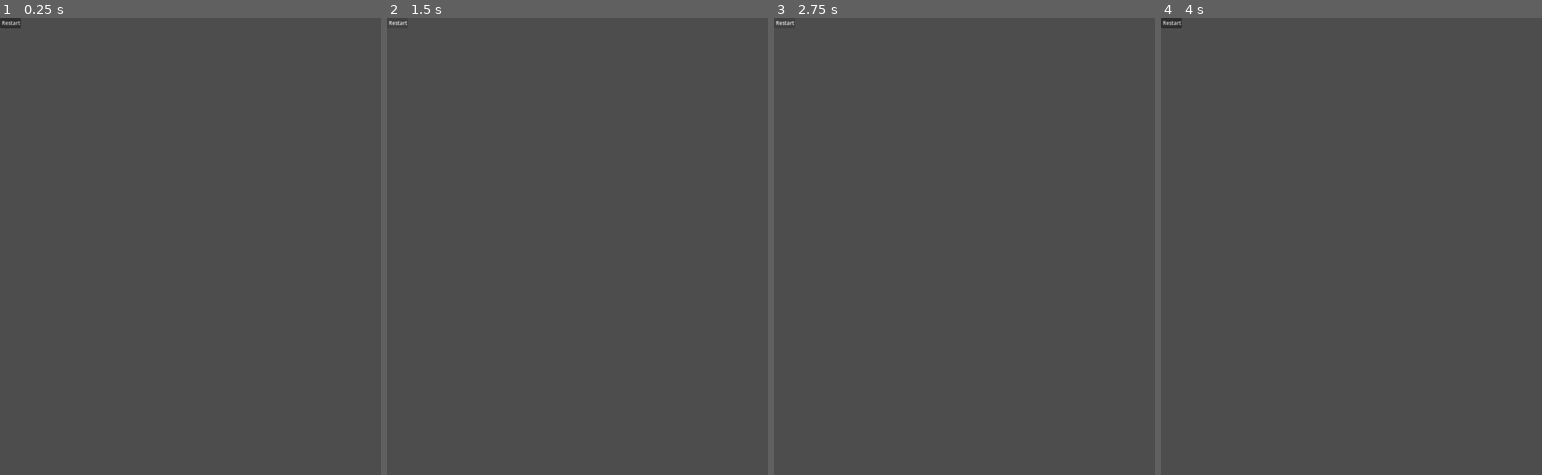
Above: before the commit, frames 1-4 (left to right).
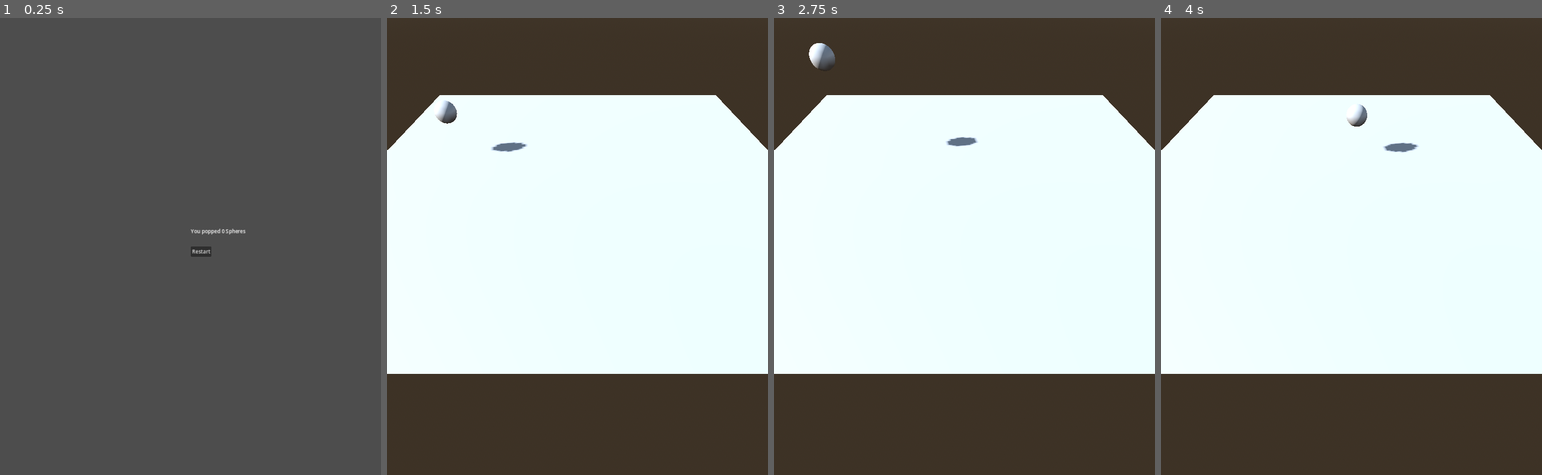
Above: after the commit, the same moments.

Repository: ChairLover123/ProjectHelp
Game: Godot game, scene res://end_menu.tscn
Two runs of this game, one before a commit and one after it. Both use one fixed random seed, a clock stepped at 60 frames per second and the inputs below. This scene is started directly instead of the project's main scene. Sound files missing from this copy of the repository are replaced by a short silence.
Inputs (mouse positions are in pixels of both pictures, inside the frame that each line leads up to):
- Up to frame 1 (0.25 s): no input
- Up to frame 2 (1.5 s): click "Restart" at 0.5 s; click (398, 22) at 1.25 s, where only the run before the commit has a clickable "Restart"
- Up to frame 3 (2.75 s): click (785, 22) at 2 s, where only the run before the commit has a clickable "Restart"
- Up to frame 4 (4 s): move the mouse to (1435, 223) at 2.77 s; click (1435, 223) at 2.92 s; move the mouse to (1275, 269) at 3.52 s; click (1275, 269) at 3.67 s

The runs differ from the first frame. In frame 1, 0.3% of the frame differs, in the area x 0-65%, y 0-53%; in frame 2, 100%, in the area x 0-100%, y 0-100%; in frame 3, 100%; in frame 4, 100%.

Commit message:
Second Help Request

Diff:
--- /dev/null
+++ b/EndMenu.gd
@@ -0,0 +1,7 @@
+extends VBoxContainer
+
+
+
+
+func _on_button_pressed() -> void:
+	get_tree().reload_current_scene() # Replace with function body.
--- a/Level.gd
+++ /dev/null
@@ -1,24 +0,0 @@
-extends Node3D
-var ball = preload("res://ball.tscn")
-var ballcnt = randf_range(3,5)
-var objectcount = 0
-var score = 0
-var i = 0
-# Called when the node enters the scene tree for the first time.
-@onready var sphere = $"RigidBody3D/Sphere Body"
-@onready var particle = $RigidBody3D/GPUParticles3D
-@onready var sfx = $RigidBody3D/AudioStreamPlayer3D
-@onready var collisionbody3d = $"RigidBody3D/CollisionShapeSphere"
-func _ready() -> void:
-	for i in range(ballcnt):
-		var object = ball.instantiate()
-		add_child(object)
-
-func _on_rigid_body_3d_input_event(camera: Node, event: InputEvent, event_position: Vector3, normal: Vector3, shape_idx: int) -> void:
-	if event is InputEventMouseButton:
-		if event.button_index == MOUSE_BUTTON_LEFT && event.pressed == true:
-			ball.visible = false
-			particle.emitting = true
-			sfx.playing = true
-			Level.score += 1
-			Level.objectcount -= 1
--- /dev/null
+++ b/SuperProLevel.gd
@@ -0,0 +1,18 @@
+extends Node3D
+
+var 	ball = preload("res://ball.tscn")
+var 	ballcnt = randi_range(3,8)
+var objectcount = 0
+var score = 0
+var restart = false
+var i = 0
+func _ready() -> void:
+	randomize()
+	#for i in range(ballcnt):
+	objectcount+=1
+	var object = ball.instantiate()
+	object.position = Vector3(randf_range(-5,5), 7.5, randf_range(-5,5))
+	add_child(object)
+func _process(delta):
+	if objectcount <= 0 && score > 0:
+		get_tree().change_scene_to_file("res://end_menu.tscn")
--- a/ball.gd
+++ b/ball.gd
@@ -1,18 +1,15 @@
 extends RigidBody3D
-@onready var ball = $"Sphere Body"
-@onready var particle = $GPUParticles3D
 @onready var sfx = $AudioStreamPlayer3D
-@onready var collisionbody3d = $CollisionShapeSphere
+@onready var explosion = $GPUParticles3D
 
-
-func _ready():
-	Level.objectcount += 1
-
-func _on_click_signal_input_event(camera: Node, event: InputEvent, event_position: Vector3, normal: Vector3, shape_idx: int) -> void:
+func _on_input_event(camera: Node, event: InputEvent, event_position: Vector3, normal: Vector3, shape_idx: int) -> void:
 	if event is InputEventMouseButton:
 		if event.button_index == MOUSE_BUTTON_LEFT && event.pressed == true:
-			ball.visible = false
-			particle.emitting = true
-			sfx.playing = true
-			Level.score += 1
-			Level.objectcount -= 1
+			explosion.emitting = true
+			sfx.play()
+			await sfx.finished
+			SuperProLevel.objectcount -= 1
+			SuperProLevel.score += 1
+			print(SuperProLevel.score)
+			print(SuperProLevel.objectcount)
+			queue_free()
--- a/ball.tscn
+++ b/ball.tscn
@@ -1,25 +1,11 @@
-[gd_scene load_steps=11 format=3 uid="uid://vxlruy6v7pb7"]
+[gd_scene load_steps=8 format=3 uid="uid://vxlruy6v7pb7"]
 
 [ext_resource type="Script" path="res://ball.gd" id="1_kmnxw"]
 [ext_resource type="AudioStream" uid="uid://bnn7os4xg0yi8" path="res://162 Queen's Rd East 3.mp3" id="2_eskrq"]
 
-[sub_resource type="PhysicsMaterial" id="PhysicsMaterial_xp40t"]
+[sub_resource type="PhysicsMaterial" id="PhysicsMaterial_hkx35"]
 friction = 0.0
-bounce = 4.0
-
-[sub_resource type="SphereShape3D" id="SphereShape3D_bg7ka"]
-radius = 1.0
-
-[sub_resource type="SphereShape3D" id="SphereShape3D_xgmrr"]
-radius = 1.0
-
-[sub_resource type="SphereMesh" id="SphereMesh_r05ph"]
-radius = 1.0
-height = 2.0
-
-[sub_resource type="StandardMaterial3D" id="StandardMaterial3D_fmj0q"]
-
-[sub_resource type="StandardMaterial3D" id="StandardMaterial3D_4d6wv"]
+bounce = 1.0
 
 [sub_resource type="ParticleProcessMaterial" id="ParticleProcessMaterial_tv4vd"]
 emission_shape_offset = Vector3(1, 0, 1)
@@ -29,19 +15,30 @@
 
 [sub_resource type="QuadMesh" id="QuadMesh_sgie6"]
 
+[sub_resource type="SphereShape3D" id="SphereShape3D_xgmrr"]
+radius = 1.0
+
+[sub_resource type="SphereMesh" id="SphereMesh_r05ph"]
+radius = 1.0
+height = 2.0
+
 [node name="Sphere" type="RigidBody3D"]
 transform = Transform3D(1, 0, 0, 0, 1, 0, 0, 0, 1, 0, 5, 0)
-mass = 0.001
-physics_material_override = SubResource("PhysicsMaterial_xp40t")
-linear_velocity = Vector3(10, 0, 0)
+physics_material_override = SubResource("PhysicsMaterial_hkx35")
+linear_velocity = Vector3(10, 5, 0)
 linear_damp_mode = 1
 angular_damp_mode = 1
 script = ExtResource("1_kmnxw")
 
-[node name="ClickSignal" type="Area3D" parent="."]
-
-[node name="CollisionShape3D" type="CollisionShape3D" parent="ClickSignal"]
-shape = SubResource("SphereShape3D_bg7ka")
+[node name="GPUParticles3D" type="GPUParticles3D" parent="."]
+transform = Transform3D(1, 0, 0, 0, 1, 0, 0, 0, 1, 0, 5.02229, 0)
+top_level = true
+emitting = false
+amount = 30
+one_shot = true
+explosiveness = 0.4
+process_material = SubResource("ParticleProcessMaterial_tv4vd")
+draw_pass_1 = SubResource("QuadMesh_sgie6")
 
 [node name="CollisionShapeSphere" type="CollisionShape3D" parent="."]
 shape = SubResource("SphereShape3D_xgmrr")
@@ -50,17 +47,9 @@
 mesh = SubResource("SphereMesh_r05ph")
 skeleton = NodePath("../CollisionShapeSphere")
 
-[node name="GPUParticles3D" type="GPUParticles3D" parent="."]
-material_override = SubResource("StandardMaterial3D_fmj0q")
-material_overlay = SubResource("StandardMaterial3D_4d6wv")
-emitting = false
-amount = 30
-one_shot = true
-explosiveness = 0.4
-process_material = SubResource("ParticleProcessMaterial_tv4vd")
-draw_pass_1 = SubResource("QuadMesh_sgie6")
+[node name="AudioStreamPlayer3D" type="AudioStreamPlayer3D" parent="."]
+transform = Transform3D(1, 0, 0, 0, 1, 0, 0, 0, 1, 0, 0.0222874, 0)
+stream = ExtResource("2_eskrq")
+volume_db = 9.143
 
-[node name="AudioStreamPlayer3D" type="AudioStreamPlayer3D" parent="."]
-stream = ExtResource("2_eskrq")
-
-[connection signal="input_event" from="ClickSignal" to="." method="_on_click_signal_input_event"]
+[connection signal="input_event" from="." to="." method="_on_input_event"]
--- a/end_menu.gd
+++ b/end_menu.gd
@@ -1,6 +1,5 @@
 extends Control
 
 
-
-func _on_button_pressed() -> void:
-	get_tree().reload_current_scene()
+func _on_restart_pressed() -> void:
+	get_tree().change_scene_to_file("res://level.tscn")
--- a/end_menu.tscn
+++ b/end_menu.tscn
@@ -1,6 +1,7 @@
-[gd_scene load_steps=2 format=3 uid="uid://h2m6r5lndeyb"]
+[gd_scene load_steps=3 format=3 uid="uid://h2m6r5lndeyb"]
 
 [ext_resource type="Script" path="res://end_menu.gd" id="1_w3l3w"]
+[ext_resource type="Script" path="res://indicttor.gd" id="2_41qnu"]
 
 [node name="EndMenu" type="Control"]
 layout_mode = 3
@@ -9,18 +10,24 @@
 anchor_bottom = 1.0
 grow_horizontal = 2
 grow_vertical = 2
+mouse_filter = 2
 script = ExtResource("1_w3l3w")
 
-[node name="MarginContainer" type="MarginContainer" parent="."]
+[node name="Restart" type="Button" parent="."]
 layout_mode = 0
-offset_right = 40.0
-offset_bottom = 40.0
-
-[node name="VBoxContainer" type="VBoxContainer" parent="MarginContainer"]
-layout_mode = 2
-
-[node name="Button" type="Button" parent="MarginContainer/VBoxContainer"]
-layout_mode = 2
+offset_left = 600.0
+offset_top = 720.0
+offset_right = 665.0
+offset_bottom = 751.0
+rotation = 0.00159848
 text = "Restart"
 
-[connection signal="pressed" from="MarginContainer/VBoxContainer/Button" to="." method="_on_button_pressed"]
+[node name="Indicttor" type="Label" parent="."]
+layout_mode = 0
+offset_left = 600.0
+offset_top = 660.0
+offset_right = 640.0
+offset_bottom = 683.0
+script = ExtResource("2_41qnu")
+
+[connection signal="pressed" from="Restart" to="." method="_on_restart_pressed"]
--- /dev/null
+++ b/indicttor.gd
@@ -0,0 +1,8 @@
+extends Label
+
+
+# Called when the node enters the scene tree for the first time.
+
+# Called every frame. 'delta' is the elapsed time since the previous frame.
+func _process(delta: float) -> void:
+	self.text = ("You popped " + str(SuperProLevel.score) + " Spheres")
--- /dev/null
+++ b/label.gd
@@ -0,0 +1,4 @@
+extends Label
+
+func _process(float):
+	set_text("You popped " + str(SuperProLevel.score) + " Spheres")
--- a/level.tscn
+++ b/level.tscn
@@ -1,7 +1,4 @@
-[gd_scene load_steps=11 format=3 uid="uid://se1agfbg8a1x"]
-
-[ext_resource type="Script" path="res://Level.gd" id="1_af48p"]
-[ext_resource type="PackedScene" uid="uid://vxlruy6v7pb7" path="res://ball.tscn" id="2_w2lrs"]
+[gd_scene load_steps=8 format=3 uid="uid://se1agfbg8a1x"]
 
 [sub_resource type="ProceduralSkyMaterial" id="ProceduralSkyMaterial_gxoq5"]
 sky_horizon_color = Color(0.64625, 0.65575, 0.67075, 1)
@@ -14,18 +11,6 @@
 background_mode = 2
 sky = SubResource("Sky_8w0sm")
 tonemap_mode = 2
-
-[sub_resource type="GDScript" id="GDScript_3dh7f"]
-script/source = "extends StaticBody3D
-
-@onready var spawn_object = preload(\"res://ball.tscn\")
-func spawn():
-	var obj = spawn_object.insantiate()
-	add_child(obj)
-# Called every frame. 'delta' is the elapsed time since the previous frame.
-func _process(delta: float) -> void:
-	pass
-"
 
 [sub_resource type="BoxShape3D" id="BoxShape3D_tt4k1"]
 size = Vector3(40, 1, 40)
@@ -40,7 +25,6 @@
 size = Vector3(40, 40, 1)
 
 [node name="Node3D" type="Node3D"]
-script = ExtResource("1_af48p")
 
 [node name="DirectionalLight3D" type="DirectionalLight3D" parent="."]
 transform = Transform3D(-0.187381, -0.552127, 0.812431, 0, 0.827081, 0.562083, -0.982287, 0.105324, -0.154979, 0, 0, 0)
@@ -50,7 +34,6 @@
 environment = SubResource("Environment_qepme")
 
 [node name="StaticBody3D" type="StaticBody3D" parent="."]
-script = SubResource("GDScript_3dh7f")
 
 [node name="CollisionShape3D" type="CollisionShape3D" parent="StaticBody3D"]
 transform = Transform3D(1, 0, 0, 0, 1, 0, 0, 0, 1, 0, -0.129598, 0)
@@ -60,12 +43,13 @@
 mesh = SubResource("PlaneMesh_t4bar")
 
 [node name="Camera3D" type="Camera3D" parent="."]
-transform = Transform3D(1, 0, 0, 0, 1, 0, 0, 0, 1, 0, 3.37127, 26.0384)
+transform = Transform3D(-1, -6.18172e-08, 6.18172e-08, 0, 0.707107, 0.707107, -8.74228e-08, 0.707107, -0.707107, 0, 15, -26)
 
 [node name="Borders" type="Node3D" parent="."]
 
 [node name="Top" type="StaticBody3D" parent="Borders"]
 transform = Transform3D(1, 0, 0, 0, 1, 0, 0, 0, 1, 0, 20, 0)
+input_ray_pickable = false
 
 [node name="CollisionShape3D" type="CollisionShape3D" parent="Borders/Top"]
 transform = Transform3D(1, 0, 0, 0, 1, 0, 0, 0, 1, 0, 5, 0)
@@ -73,6 +57,7 @@
 
 [node name="Right" type="StaticBody3D" parent="Borders"]
 transform = Transform3D(1.91069e-15, 4.37114e-08, 1, 1, -4.37114e-08, 0, 4.37114e-08, 1, -4.37114e-08, -30, 7.5, 0)
+input_ray_pickable = false
 
 [node name="CollisionShape3D" type="CollisionShape3D" parent="Borders/Right"]
 transform = Transform3D(1, 0, 0, 0, 1, 0, 0, 0, 1, 0, 0, 10)
@@ -80,6 +65,7 @@
 
 [node name="Left" type="StaticBody3D" parent="Borders"]
 transform = Transform3D(-4.37114e-08, 0, 1, 0, 1, 0, -1, 0, -4.37114e-08, 10, 7.5, 0)
+input_ray_pickable = false
 
 [node name="CollisionShape3D" type="CollisionShape3D" parent="Borders/Left"]
 transform = Transform3D(1, 0, 0, 0, 1, 0, 0, 0, 1, 0, 0, 10)
@@ -87,17 +73,15 @@
 
 [node name="Front" type="StaticBody3D" parent="Borders"]
 transform = Transform3D(1, 0, 0, 0, 1, 0, 0, 0, 1, 0, 7.5, -20)
+input_ray_pickable = false
 
 [node name="CollisionShape3D" type="CollisionShape3D" parent="Borders/Front"]
 shape = SubResource("BoxShape3D_1dbtf")
 
 [node name="Back" type="StaticBody3D" parent="Borders"]
 transform = Transform3D(1, 0, 0, 0, 1, 0, 0, 0, 1, 0, 7.5, 0)
+input_ray_pickable = false
 
 [node name="CollisionShape3D" type="CollisionShape3D" parent="Borders/Back"]
 transform = Transform3D(1, 0, 0, 0, 1, 0, 0, 0, 1, 0, 0, 20)
 shape = SubResource("BoxShape3D_1dbtf")
-
-[node name="RigidBody3D" parent="." instance=ExtResource("2_w2lrs")]
-
-[connection signal="input_event" from="RigidBody3D" to="." method="_on_rigid_body_3d_input_event"]
--- a/project.godot
+++ b/project.godot
@@ -17,7 +17,7 @@
 
 [autoload]
 
-Level="*res://Level.gd"
+SuperProLevel="*res://SuperProLevel.gd"
 
 [display]
 
@@ -26,6 +26,14 @@
 window/size/mode=2
 window/stretch/mode="canvas_items"
 
+[input]
+
+Remove={
+"deadzone": 0.5,
+"events": [Object(InputEventMouseButton,"resource_local_to_scene":false,"resource_name":"","device":-1,"window_id":0,"alt_pressed":false,"shift_pressed":false,"ctrl_pressed":false,"meta_pressed":false,"button_mask":0,"position":Vector2(0, 0),"global_position":Vector2(0, 0),"factor":1.0,"button_index":1,"canceled":false,"pressed":false,"double_click":false,"script":null)
+]
+}
+
 [rendering]
 
 renderer/rendering_method="gl_compatibility"
--- a/score.gd
+++ b/score.gd
@@ -1,4 +1,4 @@
 extends Label
 
 func _process(delta):
-	self.text = str("You popped:" + Global.score + "Balls!")
+	self.text = str("You popped:" + Level.score + "Balls!")
